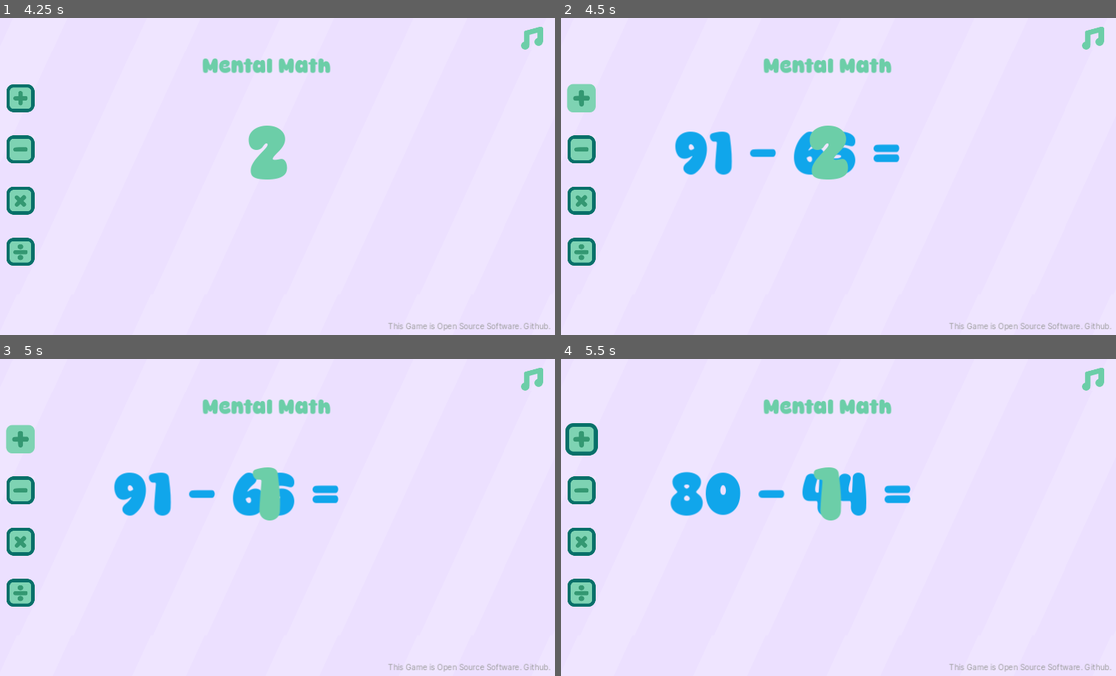
Above: before the commit, frames 1-4 (two rows, left to right).
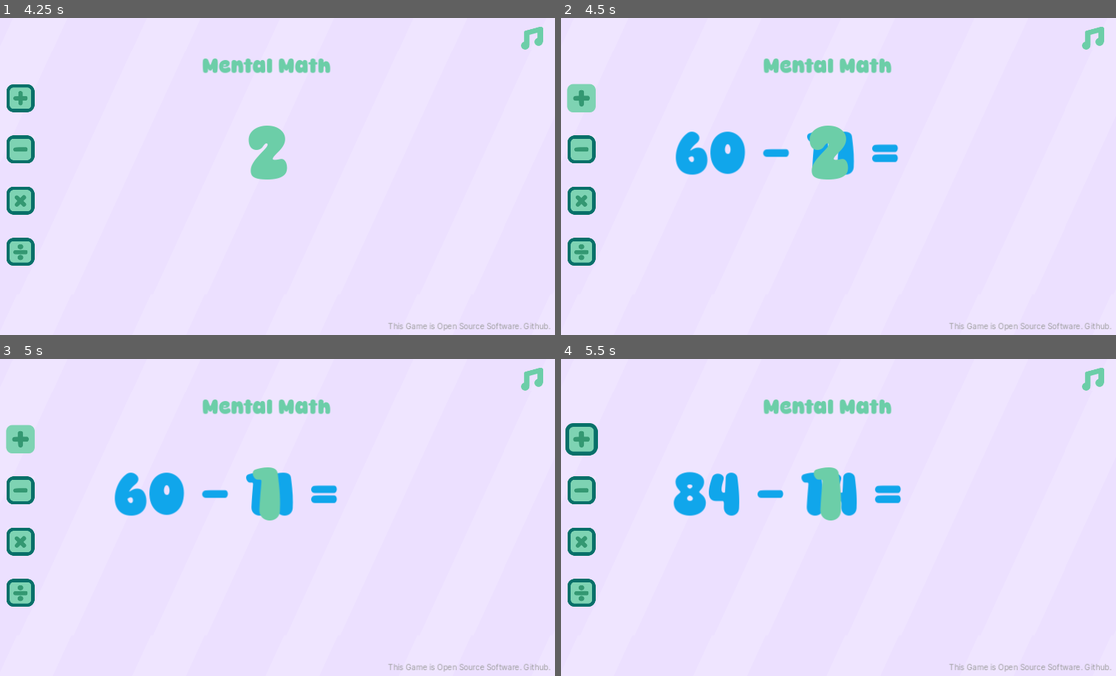
Above: after the commit, the same moments.

Repository: muhdsalm/mental-math-website
Game: Godot game, scene res://scenes/start_screen.tscn
Two runs of this game, one before a commit and one after it. Both use one fixed random seed, a clock stepped at 60 frames per second and the inputs below.
Inputs (mouse positions are in pixels of both pictures, inside the frame that each line leads up to):
- Up to frame 1 (4.25 s): click (532, 37) at 0.5 s; click (532, 37) at 1.25 s; click (532, 37) at 2 s; tap Enter at 2.75 s; move the mouse to (399, 157) at 2.77 s; tap 1 (any_number_key) at 2.85 s; click (460, 154) at 3.52 s; type "12" at 3.6 s
- Up to frame 2 (4.5 s): click (583, 97) at 4.27 s
- Up to frame 3 (5 s): no input
- Up to frame 4 (5.5 s): click (583, 438) at 5.02 s

Frame 1 is identical in both runs. In frame 2, 1.4% of the frame differs, in the area x 20-61%, y 35-50%; in frame 3, 1.5%; in frame 4, 1.5%.

Commit message:
change ranges from 1-100 to 1-99

Diff:
--- a/scenes/main_scene.gd
+++ b/scenes/main_scene.gd
@@ -94,19 +94,19 @@
 
 func get_random_number_and_perform_operation():
 	if operation == "addition":
-		num1 = randi_range(1, 100)
-		num2 = randi_range(1, 100)
+		num1 = randi_range(1, 99)
+		num2 = randi_range(1, 99)
 		sum = num1 + num2
 	if operation == "subtraction":
-		num1 = randi_range(1, 100)
-		num2 = randi_range(1, 100)
+		num1 = randi_range(1, 99)
+		num2 = randi_range(1, 99)
 		sum = num1 - num2
 	if operation == "multiplication":
 		num1 = randi_range(2, 20)
 		num2 = randi_range(2, 20)
 		sum = num1 * num2
 	if operation == "division":
-		num1 = randi_range(1, 100)
+		num1 = randi_range(1, 99)
 		num2 = randi_range(1, 10)
 		sum = int(num1 / num2)
 
